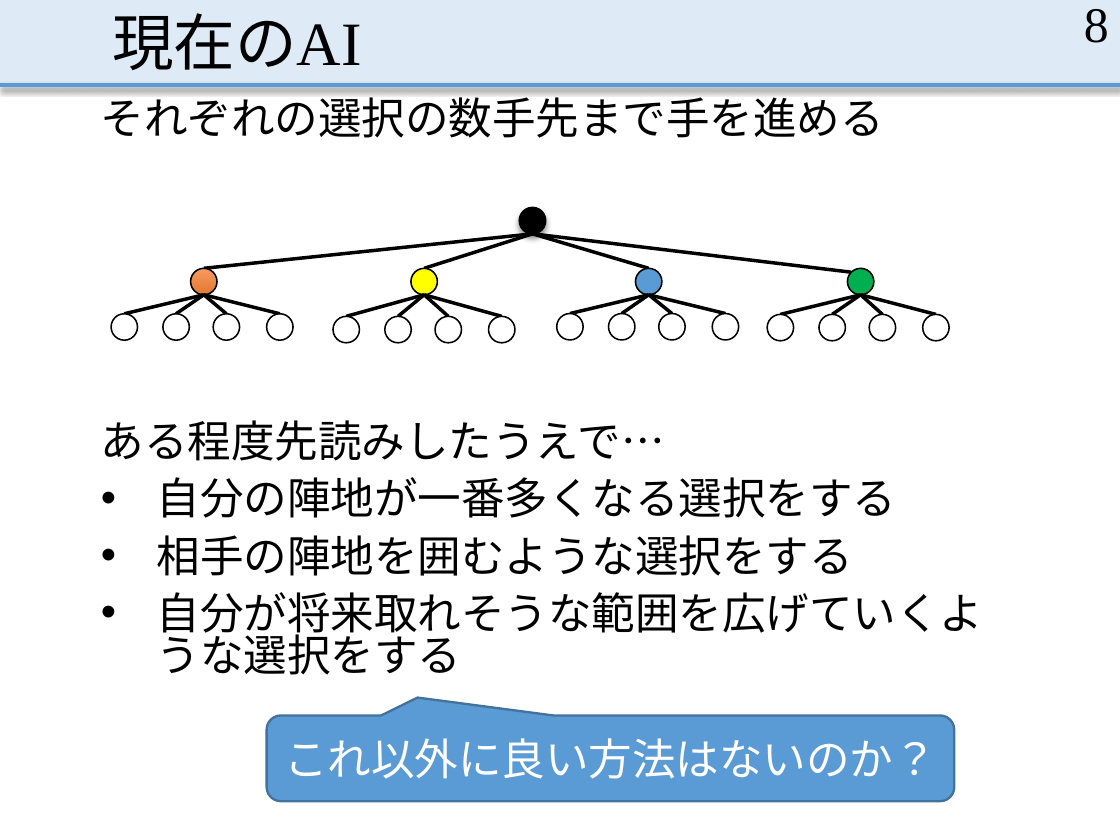
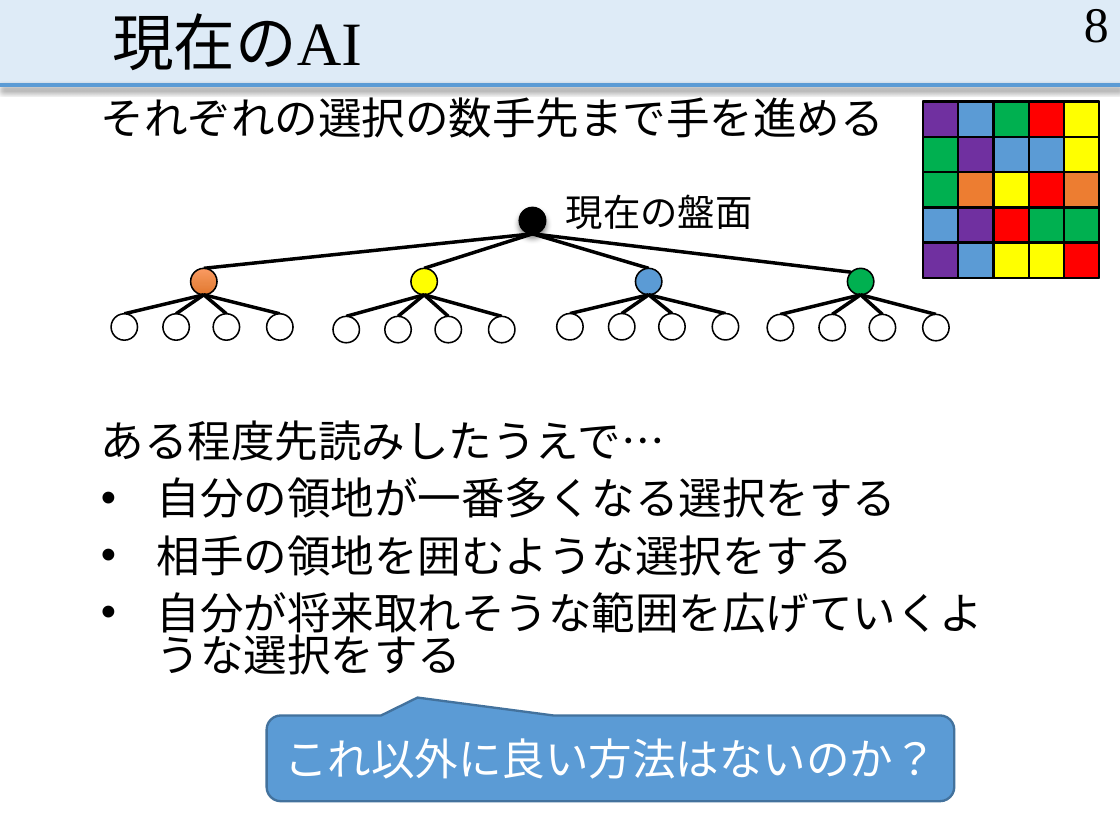
Before and after one commit to MasayaOda/SR, a slide deck: slide 8 of 中間発表.pptx. Drawn at 1120x840 pixels with LibreOffice and Linux fonts; fonts in the diff are those of the drawing. Boxes give left, top, right and bottom in pixels: in the first picture for what was removed or moved away, otherwise in the second. Text is boxed around its words. In the diff, an @@ line names an element or a change of style, - is before the commit and + after.

```diff
--- a/中間発表.pptx
+++ b/中間発表.pptx
@@ text added at box(566, 194, 753, 229), 24 pt, text #000000 @@
+現在の盤面
@@ group added at box(923, 102, 1099, 278): 26 rectangles @@
+図とアニメーション
@@ text at box(157, 477, 896, 576): text changed @@
-• 自分の陣地が一番多くなる選択をする
-• 相手の陣地を囲むような選択をする
+• 自分の領地が一番多くなる選択をする
+• 相手の領地を囲むような選択をする
```
Also in this commit, not shown: 8 other slides changed, 2 slides added.
